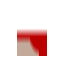
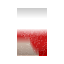
Comparing the layer stacks of the two 64 × 64 images. Changes:
added layer "Layer 7" (20%) above "Layer 6" over (x1=17, y1=8, x2=47, y2=55)
added layer "Layer 6" above "Layer 5" over (x1=17, y1=8, x2=47, y2=56)
